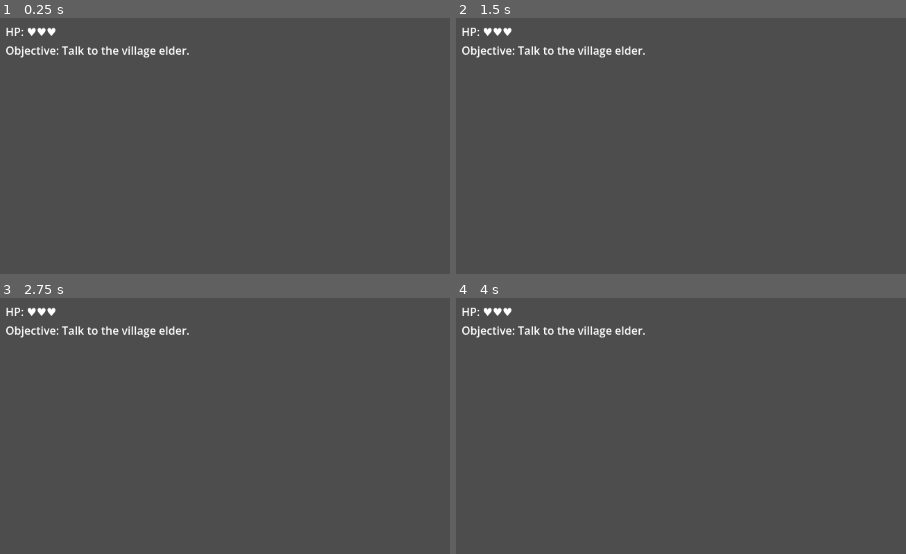
Above: before the commit, frames 1-4 (two rows, left to right).
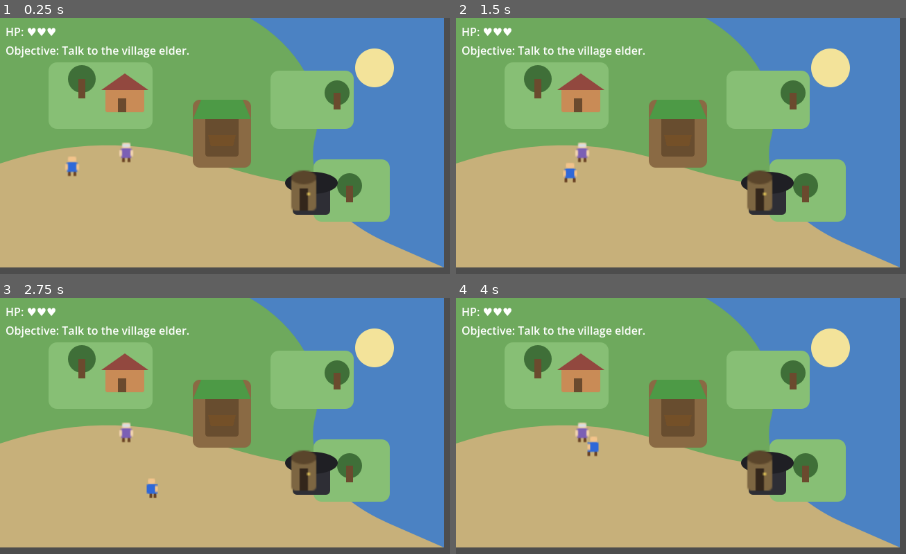
Above: after the commit, the same moments.

Repository: thokem74/zelda-clone
Game: Godot game, scene res://scenes/Main.tscn
Same seed, same stepped clock (60 frames per second), same inputs: the game is played once before the commit and once after it.
Inputs:
- Up to frame 1 (0.25 s): no input
- Up to frame 2 (1.5 s): tap Enter at 0.5 s; hold D (move_right) 0.53-1.28 s; tap J (attack) at 0.6, 1.35 s; hold S (move_down) from 1.28 s (still down)
- Up to frame 3 (2.75 s): release S (move_down) at 2.03 s; hold D (move_right) from 2.03 s (still down); hold E (interact) from 2.03 s (still down); tap J (attack) at 2.3 s
- Up to frame 4 (4 s): tap Space at 2.75 s; release D (move_right) at 2.78 s; release E (interact) at 2.78 s; hold W (move_up) 2.78-3.53 s; tap J (attack) at 2.85, 3.6 s; hold A (move_left) from 3.53 s (still down)

The runs differ from the first frame. In frame 1, 96% of the frame differs, in the area x 0-99%, y 0-98%; in frame 2, 96%; in frame 3, 96%; in frame 4, 96%.

Commit message:
first sprites added

Diff:
--- /dev/null
+++ b/assets/placeholders/cave_bg.svg
@@ -0,0 +1,19 @@
+<svg xmlns="http://www.w3.org/2000/svg" width="640" height="360" viewBox="0 0 640 360">
+<rect width="640" height="360" fill="#1f2126"/>
+<rect x="18" y="18" width="604" height="324" rx="18" fill="#333842"/>
+<rect x="42" y="42" width="556" height="276" rx="14" fill="#4b4f5a"/>
+<path d="M38 274 C140 230, 238 236, 336 266 S508 300, 602 260 L602 318 L38 318 Z" fill="#6b5b44"/>
+<rect x="44" y="92" width="64" height="118" rx="6" fill="#26282f"/>
+<rect x="530" y="76" width="58" height="98" rx="6" fill="#26282f"/>
+<rect x="506" y="216" width="72" height="76" rx="6" fill="#26282f"/>
+<circle cx="136" cy="88" r="8" fill="#f2c66d"/>
+<circle cx="500" cy="94" r="8" fill="#f2c66d"/>
+<circle cx="422" cy="238" r="8" fill="#f2c66d"/>
+<rect x="26" y="136" width="46" height="88" rx="6" fill="#7d6642"/>
+<ellipse cx="48" cy="136" rx="28" ry="12" fill="#463423"/>
+<rect x="478" y="132" width="90" height="94" rx="8" fill="#5b4a35"/>
+<rect x="496" y="150" width="54" height="58" rx="4" fill="#463423"/>
+<path d="M240 110 L264 74 L288 110 Z" fill="#22242b"/>
+<path d="M318 96 L344 50 L370 96 Z" fill="#22242b"/>
+<path d="M402 104 L426 60 L450 104 Z" fill="#22242b"/>
+</svg>
--- /dev/null
+++ b/assets/placeholders/chest_closed.svg
@@ -0,0 +1,6 @@
+<svg xmlns="http://www.w3.org/2000/svg" width="16" height="16" viewBox="0 0 16 16">
+<rect width="16" height="16" fill="none"/>
+<rect x="2" y="6" width="12" height="7" rx="1" fill="#9a5b2e"/>
+<rect x="2" y="4" width="12" height="4" rx="1" fill="#b9783f"/>
+<rect x="7" y="7" width="2" height="4" fill="#e0c34c"/>
+</svg>
--- /dev/null
+++ b/assets/placeholders/chest_open.svg
@@ -0,0 +1,6 @@
+<svg xmlns="http://www.w3.org/2000/svg" width="16" height="16" viewBox="0 0 16 16">
+<rect width="16" height="16" fill="none"/>
+<rect x="2" y="8" width="12" height="5" rx="1" fill="#9a5b2e"/>
+<rect x="3" y="3" width="10" height="3" rx="1" fill="#b9783f" transform="rotate(-20 8 4.5)"/>
+<rect x="7" y="8" width="2" height="3" fill="#e0c34c"/>
+</svg>
--- /dev/null
+++ b/assets/placeholders/door_cave.svg
@@ -0,0 +1,7 @@
+<svg xmlns="http://www.w3.org/2000/svg" width="24" height="32" viewBox="0 0 24 32">
+<rect width="24" height="32" fill="none"/>
+<rect x="3" y="6" width="18" height="24" rx="3" fill="#5b4a35"/>
+<ellipse cx="12" cy="6" rx="9" ry="5" fill="#2b2c32"/>
+<rect x="9" y="14" width="6" height="16" fill="#17181d"/>
+<circle cx="15.5" cy="18" r="1.2" fill="#e6c95b"/>
+</svg>
--- /dev/null
+++ b/assets/placeholders/door_overworld.svg
@@ -0,0 +1,7 @@
+<svg xmlns="http://www.w3.org/2000/svg" width="24" height="32" viewBox="0 0 24 32">
+<rect width="24" height="32" fill="none"/>
+<rect x="3" y="6" width="18" height="24" rx="3" fill="#7d6642"/>
+<ellipse cx="12" cy="6" rx="9" ry="5" fill="#5a452b"/>
+<rect x="9" y="14" width="6" height="16" fill="#33261b"/>
+<circle cx="15.5" cy="18" r="1.2" fill="#e6c95b"/>
+</svg>
--- /dev/null
+++ b/assets/placeholders/elder.svg
@@ -0,0 +1,10 @@
+<svg xmlns="http://www.w3.org/2000/svg" width="16" height="16" viewBox="0 0 16 16">
+<rect width="16" height="16" fill="none"/>
+<rect x="5" y="1" width="6" height="4" rx="1" fill="#f1d3af"/>
+<rect x="4" y="5" width="8" height="7" rx="1" fill="#7b5fb5"/>
+<rect x="5" y="2" width="6" height="2" rx="1" fill="#d9dde2"/>
+<rect x="3" y="6" width="2" height="5" rx="1" fill="#f1d3af"/>
+<rect x="11" y="6" width="2" height="5" rx="1" fill="#f1d3af"/>
+<rect x="5" y="12" width="2" height="3" fill="#6a4325"/>
+<rect x="9" y="12" width="2" height="3" fill="#6a4325"/>
+</svg>
--- /dev/null
+++ b/assets/placeholders/overworld_bg.svg
@@ -0,0 +1,24 @@
+<svg xmlns="http://www.w3.org/2000/svg" width="640" height="360" viewBox="0 0 640 360">
+<rect width="640" height="360" fill="#6ea95d"/>
+<rect y="280" width="640" height="80" fill="#5a8b4b"/>
+<path d="M0 210 C120 170, 220 180, 310 210 S500 260, 640 225 L640 360 L0 360 Z" fill="#c7b07a"/>
+<path d="M360 0 C430 40, 470 110, 455 170 C440 225, 470 285, 560 325 L640 360 L640 0 Z" fill="#4b82c3"/>
+<circle cx="540" cy="72" r="28" fill="#f3e39a"/>
+<rect x="70" y="64" width="150" height="96" rx="12" fill="#87bf75"/>
+<rect x="390" y="76" width="120" height="84" rx="12" fill="#87bf75"/>
+<rect x="452" y="204" width="110" height="90" rx="12" fill="#87bf75"/>
+<circle cx="118" cy="88" r="20" fill="#3f6f38"/>
+<rect x="113" y="88" width="10" height="28" fill="#6b4a2e"/>
+<circle cx="486" cy="108" r="18" fill="#3f6f38"/>
+<rect x="481" y="108" width="10" height="24" fill="#6b4a2e"/>
+<circle cx="504" cy="242" r="18" fill="#3f6f38"/>
+<rect x="499" y="242" width="10" height="24" fill="#6b4a2e"/>
+<rect x="152" y="102" width="56" height="34" rx="3" fill="#c98b56"/>
+<polygon points="146,104 180,80 214,104" fill="#92483f"/>
+<rect x="170" y="116" width="12" height="20" fill="#6b4a2e"/>
+<rect x="422" y="236" width="54" height="48" rx="6" fill="#2e2e35"/>
+<ellipse cx="449" cy="238" rx="38" ry="16" fill="#1f1f24"/>
+<rect x="278" y="118" width="84" height="98" rx="10" fill="#8a6a44"/>
+<rect x="296" y="136" width="48" height="64" rx="4" fill="#684d2f"/>
+<path d="M290 118 L350 118 L362 146 L278 146 Z" fill="#4d9a46"/>
+</svg>
--- /dev/null
+++ b/assets/placeholders/pickup_key.svg
@@ -0,0 +1,7 @@
+<svg xmlns="http://www.w3.org/2000/svg" width="16" height="16" viewBox="0 0 16 16">
+<rect width="16" height="16" fill="none"/>
+<circle cx="5" cy="8" r="3" fill="none" stroke="#f0d36a" stroke-width="2"/>
+<rect x="8" y="7" width="5" height="2" fill="#f0d36a"/>
+<rect x="11" y="9" width="2" height="2" fill="#f0d36a"/>
+<rect x="13" y="7" width="2" height="2" fill="#f0d36a"/>
+</svg>
--- /dev/null
+++ b/assets/placeholders/player_attack_down.svg
@@ -0,0 +1,9 @@
+<svg xmlns="http://www.w3.org/2000/svg" width="16" height="16" viewBox="0 0 16 16">
+<rect width="16" height="16" fill="none"/>
+<rect x="5" y="1" width="6" height="4" rx="1" fill="#f2c38b"/>
+<rect x="4" y="5" width="8" height="7" rx="1" fill="#2f68d8"/>
+<rect x="3" y="6" width="2" height="5" rx="1" fill="#f2c38b"/>
+<rect x="11" y="6" width="2" height="5" rx="1" fill="#f2c38b"/>
+<rect x="7" y="12" width="2" height="2" fill="#cfd5db"/>
+<rect x="7" y="14" width="2" height="2" fill="#f2d85c"/>
+</svg>
--- /dev/null
+++ b/assets/placeholders/player_attack_side.svg
@@ -0,0 +1,8 @@
+<svg xmlns="http://www.w3.org/2000/svg" width="16" height="16" viewBox="0 0 16 16">
+<rect width="16" height="16" fill="none"/>
+<rect x="5" y="1" width="5" height="4" rx="1" fill="#f2c38b"/>
+<rect x="4" y="5" width="8" height="7" rx="1" fill="#2f68d8"/>
+<rect x="10" y="6" width="2" height="5" rx="1" fill="#f2c38b"/>
+<rect x="12" y="7" width="2" height="2" fill="#cfd5db"/>
+<rect x="14" y="7" width="2" height="2" fill="#f2d85c"/>
+</svg>
--- /dev/null
+++ b/assets/placeholders/player_attack_up.svg
@@ -0,0 +1,8 @@
+<svg xmlns="http://www.w3.org/2000/svg" width="16" height="16" viewBox="0 0 16 16">
+<rect width="16" height="16" fill="none"/>
+<rect x="5" y="2" width="6" height="4" rx="1" fill="#c98b5a"/>
+<rect x="4" y="6" width="8" height="7" rx="1" fill="#2f68d8"/>
+<rect x="5" y="7" width="6" height="2" fill="#3b2a1d"/>
+<rect x="7" y="0" width="2" height="2" fill="#f2d85c"/>
+<rect x="7" y="2" width="2" height="2" fill="#cfd5db"/>
+</svg>
--- /dev/null
+++ b/assets/placeholders/player_down.svg
@@ -0,0 +1,9 @@
+<svg xmlns="http://www.w3.org/2000/svg" width="16" height="16" viewBox="0 0 16 16">
+<rect width="16" height="16" fill="none"/>
+<rect x="5" y="1" width="6" height="4" rx="1" fill="#f2c38b"/>
+<rect x="4" y="5" width="8" height="7" rx="1" fill="#2f68d8"/>
+<rect x="3" y="6" width="2" height="5" rx="1" fill="#f2c38b"/>
+<rect x="11" y="6" width="2" height="5" rx="1" fill="#f2c38b"/>
+<rect x="5" y="12" width="2" height="3" fill="#6a4325"/>
+<rect x="9" y="12" width="2" height="3" fill="#6a4325"/>
+</svg>
--- /dev/null
+++ b/assets/placeholders/player_side.svg
@@ -0,0 +1,8 @@
+<svg xmlns="http://www.w3.org/2000/svg" width="16" height="16" viewBox="0 0 16 16">
+<rect width="16" height="16" fill="none"/>
+<rect x="5" y="1" width="5" height="4" rx="1" fill="#f2c38b"/>
+<rect x="4" y="5" width="8" height="7" rx="1" fill="#2f68d8"/>
+<rect x="10" y="6" width="2" height="5" rx="1" fill="#f2c38b"/>
+<rect x="6" y="12" width="2" height="3" fill="#6a4325"/>
+<rect x="9" y="12" width="2" height="3" fill="#6a4325"/>
+</svg>
--- /dev/null
+++ b/assets/placeholders/player_step_down.svg
@@ -0,0 +1,9 @@
+<svg xmlns="http://www.w3.org/2000/svg" width="16" height="16" viewBox="0 0 16 16">
+<rect width="16" height="16" fill="none"/>
+<rect x="5" y="1" width="6" height="4" rx="1" fill="#f2c38b"/>
+<rect x="4" y="5" width="8" height="7" rx="1" fill="#2f68d8"/>
+<rect x="3" y="6" width="2" height="5" rx="1" fill="#f2c38b"/>
+<rect x="11" y="6" width="2" height="5" rx="1" fill="#f2c38b"/>
+<rect x="4" y="12" width="2" height="3" fill="#6a4325"/>
+<rect x="10" y="12" width="2" height="3" fill="#6a4325"/>
+</svg>
--- /dev/null
+++ b/assets/placeholders/player_step_side.svg
@@ -0,0 +1,8 @@
+<svg xmlns="http://www.w3.org/2000/svg" width="16" height="16" viewBox="0 0 16 16">
+<rect width="16" height="16" fill="none"/>
+<rect x="5" y="1" width="5" height="4" rx="1" fill="#f2c38b"/>
+<rect x="4" y="5" width="8" height="7" rx="1" fill="#2f68d8"/>
+<rect x="10" y="6" width="2" height="5" rx="1" fill="#f2c38b"/>
+<rect x="5" y="12" width="2" height="3" fill="#6a4325"/>
+<rect x="10" y="12" width="2" height="3" fill="#6a4325"/>
+</svg>
--- /dev/null
+++ b/assets/placeholders/player_step_up.svg
@@ -0,0 +1,8 @@
+<svg xmlns="http://www.w3.org/2000/svg" width="16" height="16" viewBox="0 0 16 16">
+<rect width="16" height="16" fill="none"/>
+<rect x="5" y="1" width="6" height="4" rx="1" fill="#c98b5a"/>
+<rect x="4" y="5" width="8" height="7" rx="1" fill="#2f68d8"/>
+<rect x="5" y="6" width="6" height="2" fill="#3b2a1d"/>
+<rect x="4" y="12" width="2" height="3" fill="#6a4325"/>
+<rect x="10" y="12" width="2" height="3" fill="#6a4325"/>
+</svg>
--- /dev/null
+++ b/assets/placeholders/player_up.svg
@@ -0,0 +1,8 @@
+<svg xmlns="http://www.w3.org/2000/svg" width="16" height="16" viewBox="0 0 16 16">
+<rect width="16" height="16" fill="none"/>
+<rect x="5" y="1" width="6" height="4" rx="1" fill="#c98b5a"/>
+<rect x="4" y="5" width="8" height="7" rx="1" fill="#2f68d8"/>
+<rect x="5" y="6" width="6" height="2" fill="#3b2a1d"/>
+<rect x="5" y="12" width="2" height="3" fill="#6a4325"/>
+<rect x="9" y="12" width="2" height="3" fill="#6a4325"/>
+</svg>
--- /dev/null
+++ b/assets/placeholders/slime_idle.svg
@@ -0,0 +1,6 @@
+<svg xmlns="http://www.w3.org/2000/svg" width="16" height="16" viewBox="0 0 16 16">
+<rect width="16" height="16" fill="none"/>
+<path d="M3 10 C3 5, 13 5, 13 10 L12 13 H4 Z" fill="#4ecf7a"/>
+<circle cx="6" cy="9" r="1" fill="#1a2b1f"/>
+<circle cx="10" cy="9" r="1" fill="#1a2b1f"/>
+</svg>
--- /dev/null
+++ b/assets/placeholders/slime_move.svg
@@ -0,0 +1,6 @@
+<svg xmlns="http://www.w3.org/2000/svg" width="16" height="16" viewBox="0 0 16 16">
+<rect width="16" height="16" fill="none"/>
+<path d="M2 10 C2 4, 14 4, 14 10 L13 13 H3 Z" fill="#39b764"/>
+<circle cx="6" cy="9" r="1" fill="#1a2b1f"/>
+<circle cx="10" cy="9" r="1" fill="#1a2b1f"/>
+</svg>
--- a/scenes/enemies/Slime.tscn
+++ b/scenes/enemies/Slime.tscn
@@ -1,14 +1,42 @@
-[gd_scene load_steps=4 format=3 uid="uid://slime"]
+[gd_scene load_steps=7 format=3 uid="uid://slime"]
 
 [ext_resource type="Script" path="res://scripts/enemies/slime.gd" id="1_s"]
+[ext_resource type="Texture2D" path="res://assets/placeholders/slime_idle.svg" id="2_si"]
+[ext_resource type="Texture2D" path="res://assets/placeholders/slime_move.svg" id="3_sm"]
 
 [sub_resource type="CircleShape2D" id="CircleShape2D_1"]
 radius = 6.0
+
+[sub_resource type="SpriteFrames" id="SpriteFrames_slime"]
+animations = [{
+"frames": [{
+"duration": 1.0,
+"texture": ExtResource("2_si")
+}],
+"loop": true,
+"name": &"idle",
+"speed": 5.0
+}, {
+"frames": [{
+"duration": 1.0,
+"texture": ExtResource("2_si")
+}, {
+"duration": 1.0,
+"texture": ExtResource("3_sm")
+}],
+"loop": true,
+"name": &"move",
+"speed": 6.0
+}]
 
 [node name="Slime" type="CharacterBody2D" groups=["enemies"]]
 script = ExtResource("1_s")
 
 [node name="AnimatedSprite2D" type="AnimatedSprite2D" parent="."]
+position = Vector2(0, -10)
+scale = Vector2(2, 2)
+sprite_frames = SubResource("SpriteFrames_slime")
+animation = &"idle"
 
 [node name="CollisionShape2D" type="CollisionShape2D" parent="."]
 shape = SubResource("CircleShape2D_1")
--- a/scenes/maps/Cave.tscn
+++ b/scenes/maps/Cave.tscn
@@ -7,8 +7,18 @@
 [ext_resource type="PackedScene" path="res://scenes/ui/HUD.tscn" id="5_h"]
 [ext_resource type="PackedScene" path="res://scenes/ui/DialogueBox.tscn" id="6_b"]
 [ext_resource type="PackedScene" path="res://scenes/world/Pickup.tscn" id="7_pu"]
+[ext_resource type="Texture2D" path="res://assets/placeholders/cave_bg.svg" id="8_bg"]
+[ext_resource type="Texture2D" path="res://assets/placeholders/door_cave.svg" id="9_cd"]
+
+[sub_resource type="RectangleShape2D" id="RectangleShape2D_chest_wall"]
+size = Vector2(18, 160)
 
 [node name="Cave" type="Node2D"]
+
+[node name="Backdrop" type="Sprite2D" parent="."]
+z_index = -10
+position = Vector2(320, 180)
+texture = ExtResource("8_bg")
 
 [node name="Ground" type="TileMapLayer" parent="."]
 
@@ -17,28 +27,37 @@
 [node name="SpawnPoints" type="Node2D" parent="."]
 
 [node name="from_overworld" type="Marker2D" parent="SpawnPoints"]
-position = Vector2(40, 120)
+position = Vector2(78, 250)
 
 [node name="to_chest" type="Marker2D" parent="SpawnPoints"]
-position = Vector2(160, 100)
+position = Vector2(454, 234)
 
 [node name="Player" parent="." instance=ExtResource("1_p")]
-position = Vector2(40, 120)
+position = Vector2(78, 250)
 
 [node name="ExitDoor" parent="." instance=ExtResource("4_d")]
-position = Vector2(24, 120)
+position = Vector2(48, 255)
 target_scene = "res://scenes/maps/Overworld.tscn"
 target_spawn = "from_cave"
 
+[node name="Sprite2D" parent="ExitDoor"]
+texture = ExtResource("9_cd")
+
 [node name="SlimeA" parent="." instance=ExtResource("2_s")]
-position = Vector2(120, 80)
+position = Vector2(262, 224)
 
 [node name="SlimeB" parent="." instance=ExtResource("2_s")]
-position = Vector2(170, 120)
+position = Vector2(350, 246)
 
 [node name="TreasureChest" parent="." instance=ExtResource("3_c")]
-position = Vector2(200, 96)
+position = Vector2(522, 238)
 spawn_pickup_scene = ExtResource("7_pu")
+
+[node name="ChestWall" type="StaticBody2D" parent="."]
+position = Vector2(474, 230)
+
+[node name="CollisionShape2D" type="CollisionShape2D" parent="ChestWall"]
+shape = SubResource("RectangleShape2D_chest_wall")
 
 [node name="HUD" parent="." instance=ExtResource("5_h")]
 
--- a/scenes/maps/Overworld.tscn
+++ b/scenes/maps/Overworld.tscn
@@ -6,11 +6,20 @@
 [ext_resource type="PackedScene" path="res://scenes/ui/HUD.tscn" id="4_h"]
 [ext_resource type="PackedScene" path="res://scenes/ui/DialogueBox.tscn" id="5_b"]
 [ext_resource type="Script" path="res://scripts/world/gate.gd" id="6_g"]
+[ext_resource type="Texture2D" path="res://assets/placeholders/overworld_bg.svg" id="7_bg"]
 
 [sub_resource type="RectangleShape2D" id="RectangleShape2D_gate"]
 size = Vector2(32, 16)
 
+[sub_resource type="RectangleShape2D" id="RectangleShape2D_pond_blocker"]
+size = Vector2(108, 220)
+
 [node name="Overworld" type="Node2D"]
+
+[node name="Backdrop" type="Sprite2D" parent="."]
+z_index = -10
+position = Vector2(320, 180)
+texture = ExtResource("7_bg")
 
 [node name="Ground" type="TileMapLayer" parent="."]
 
@@ -19,29 +28,40 @@
 [node name="SpawnPoints" type="Node2D" parent="."]
 
 [node name="player_start" type="Marker2D" parent="SpawnPoints"]
-position = Vector2(64, 64)
+position = Vector2(104, 230)
 
 [node name="from_cave" type="Marker2D" parent="SpawnPoints"]
-position = Vector2(180, 64)
+position = Vector2(398, 244)
 
 [node name="Player" parent="." instance=ExtResource("1_p")]
-position = Vector2(64, 64)
+position = Vector2(104, 230)
 
 [node name="Elder" parent="." instance=ExtResource("2_n")]
-position = Vector2(100, 80)
+position = Vector2(182, 210)
 
 [node name="CaveEntrance" parent="." instance=ExtResource("3_d")]
-position = Vector2(220, 80)
+position = Vector2(438, 266)
 target_scene = "res://scenes/maps/Cave.tscn"
 target_spawn = "from_overworld"
 
 [node name="Gate" type="StaticBody2D" parent="."]
-position = Vector2(300, 90)
+position = Vector2(320, 185)
 script = ExtResource("6_g")
 
 [node name="CollisionShape2D" type="CollisionShape2D" parent="Gate"]
 shape = SubResource("RectangleShape2D_gate")
 
+[node name="Polygon2D" type="Polygon2D" parent="Gate"]
+position = Vector2(0, -22)
+color = Color(0.454902, 0.317647, 0.160784, 1)
+polygon = PackedVector2Array(-20, 6, 20, 6, 16, 22, -16, 22)
+
+[node name="PondBlocker" type="StaticBody2D" parent="."]
+position = Vector2(548, 132)
+
+[node name="CollisionShape2D" type="CollisionShape2D" parent="PondBlocker"]
+shape = SubResource("RectangleShape2D_pond_blocker")
+
 [node name="HUD" parent="." instance=ExtResource("4_h")]
 
 [node name="DialogueBox" parent="." instance=ExtResource("5_b")]
--- a/scenes/npc/NPC.tscn
+++ b/scenes/npc/NPC.tscn
@@ -1,6 +1,7 @@
-[gd_scene load_steps=4 format=3 uid="uid://npc"]
+[gd_scene load_steps=5 format=3 uid="uid://npc"]
 
 [ext_resource type="Script" path="res://scripts/npc/npc.gd" id="1_n"]
+[ext_resource type="Texture2D" path="res://assets/placeholders/elder.svg" id="2_e"]
 
 [sub_resource type="CircleShape2D" id="CircleShape2D_1"]
 radius = 10.0
@@ -9,6 +10,9 @@
 script = ExtResource("1_n")
 
 [node name="Sprite2D" type="Sprite2D" parent="."]
+position = Vector2(0, -16)
+scale = Vector2(2, 2)
+texture = ExtResource("2_e")
 
 [node name="InteractArea" type="Area2D" parent="."]
 
--- a/scenes/player/Player.tscn
+++ b/scenes/player/Player.tscn
@@ -1,7 +1,16 @@
-[gd_scene load_steps=5 format=3 uid="uid://player"]
+[gd_scene load_steps=15 format=3 uid="uid://player"]
 
 [ext_resource type="Script" path="res://scripts/player/player.gd" id="1_p"]
 [ext_resource type="Script" path="res://scripts/player/sword_hitbox.gd" id="2_s"]
+[ext_resource type="Texture2D" path="res://assets/placeholders/player_down.svg" id="3_pd"]
+[ext_resource type="Texture2D" path="res://assets/placeholders/player_step_down.svg" id="4_psd"]
+[ext_resource type="Texture2D" path="res://assets/placeholders/player_up.svg" id="5_pu"]
+[ext_resource type="Texture2D" path="res://assets/placeholders/player_step_up.svg" id="6_psu"]
+[ext_resource type="Texture2D" path="res://assets/placeholders/player_side.svg" id="7_ps"]
+[ext_resource type="Texture2D" path="res://assets/placeholders/player_step_side.svg" id="8_pss"]
+[ext_resource type="Texture2D" path="res://assets/placeholders/player_attack_down.svg" id="9_pad"]
+[ext_resource type="Texture2D" path="res://assets/placeholders/player_attack_up.svg" id="10_pau"]
+[ext_resource type="Texture2D" path="res://assets/placeholders/player_attack_side.svg" id="11_pas"]
 
 [sub_resource type="CircleShape2D" id="CircleShape2D_body"]
 radius = 6.0
@@ -9,11 +18,99 @@
 [sub_resource type="RectangleShape2D" id="RectangleShape2D_sword"]
 size = Vector2(14, 10)
 
+[sub_resource type="SpriteFrames" id="SpriteFrames_player"]
+animations = [{
+"frames": [{
+"duration": 1.0,
+"texture": ExtResource("9_pad")
+}],
+"loop": true,
+"name": &"attack_down",
+"speed": 6.0
+}, {
+"frames": [{
+"duration": 1.0,
+"texture": ExtResource("11_pas")
+}],
+"loop": true,
+"name": &"attack_side",
+"speed": 6.0
+}, {
+"frames": [{
+"duration": 1.0,
+"texture": ExtResource("10_pau")
+}],
+"loop": true,
+"name": &"attack_up",
+"speed": 6.0
+}, {
+"frames": [{
+"duration": 1.0,
+"texture": ExtResource("3_pd")
+}],
+"loop": true,
+"name": &"idle_down",
+"speed": 5.0
+}, {
+"frames": [{
+"duration": 1.0,
+"texture": ExtResource("7_ps")
+}],
+"loop": true,
+"name": &"idle_side",
+"speed": 5.0
+}, {
+"frames": [{
+"duration": 1.0,
+"texture": ExtResource("5_pu")
+}],
+"loop": true,
+"name": &"idle_up",
+"speed": 5.0
+}, {
+"frames": [{
+"duration": 1.0,
+"texture": ExtResource("3_pd")
+}, {
+"duration": 1.0,
+"texture": ExtResource("4_psd")
+}],
+"loop": true,
+"name": &"walk_down",
+"speed": 7.0
+}, {
+"frames": [{
+"duration": 1.0,
+"texture": ExtResource("7_ps")
+}, {
+"duration": 1.0,
+"texture": ExtResource("8_pss")
+}],
+"loop": true,
+"name": &"walk_side",
+"speed": 7.0
+}, {
+"frames": [{
+"duration": 1.0,
+"texture": ExtResource("5_pu")
+}, {
+"duration": 1.0,
+"texture": ExtResource("6_psu")
+}],
+"loop": true,
+"name": &"walk_up",
+"speed": 7.0
+}]
+
 [node name="Player" type="CharacterBody2D" groups=["player"]]
 script = ExtResource("1_p")
 sword_hitbox_path = NodePath("SwordHitbox")
 
 [node name="AnimatedSprite2D" type="AnimatedSprite2D" parent="."]
+position = Vector2(0, -16)
+scale = Vector2(2, 2)
+sprite_frames = SubResource("SpriteFrames_player")
+animation = &"idle_down"
 
 [node name="CollisionShape2D" type="CollisionShape2D" parent="."]
 shape = SubResource("CircleShape2D_body")
--- a/scenes/world/Chest.tscn
+++ b/scenes/world/Chest.tscn
@@ -1,14 +1,39 @@
-[gd_scene load_steps=4 format=3 uid="uid://chest"]
+[gd_scene load_steps=7 format=3 uid="uid://chest"]
 
 [ext_resource type="Script" path="res://scripts/world/chest.gd" id="1_c"]
+[ext_resource type="Texture2D" path="res://assets/placeholders/chest_closed.svg" id="2_cc"]
+[ext_resource type="Texture2D" path="res://assets/placeholders/chest_open.svg" id="3_co"]
 
 [sub_resource type="RectangleShape2D" id="RectangleShape2D_1"]
 size = Vector2(16, 12)
+
+[sub_resource type="SpriteFrames" id="SpriteFrames_chest"]
+animations = [{
+"frames": [{
+"duration": 1.0,
+"texture": ExtResource("2_cc")
+}],
+"loop": true,
+"name": &"closed",
+"speed": 5.0
+}, {
+"frames": [{
+"duration": 1.0,
+"texture": ExtResource("3_co")
+}],
+"loop": true,
+"name": &"open",
+"speed": 5.0
+}]
 
 [node name="Chest" type="Node2D" groups=["interactables"]]
 script = ExtResource("1_c")
 
 [node name="AnimatedSprite2D" type="AnimatedSprite2D" parent="."]
+position = Vector2(0, -12)
+scale = Vector2(2, 2)
+sprite_frames = SubResource("SpriteFrames_chest")
+animation = &"closed"
 
 [node name="InteractArea" type="Area2D" parent="."]
 
--- a/scenes/world/Door.tscn
+++ b/scenes/world/Door.tscn
@@ -1,6 +1,7 @@
-[gd_scene load_steps=3 format=3 uid="uid://door"]
+[gd_scene load_steps=5 format=3 uid="uid://door"]
 
 [ext_resource type="Script" path="res://scripts/world/door.gd" id="1_d"]
+[ext_resource type="Texture2D" path="res://assets/placeholders/door_overworld.svg" id="2_dt"]
 
 [sub_resource type="RectangleShape2D" id="RectangleShape2D_1"]
 size = Vector2(20, 20)
@@ -8,5 +9,10 @@
 [node name="Door" type="Area2D"]
 script = ExtResource("1_d")
 
+[node name="Sprite2D" type="Sprite2D" parent="."]
+position = Vector2(0, -16)
+scale = Vector2(2, 2)
+texture = ExtResource("2_dt")
+
 [node name="CollisionShape2D" type="CollisionShape2D" parent="."]
 shape = SubResource("RectangleShape2D_1")
--- a/scenes/world/Pickup.tscn
+++ b/scenes/world/Pickup.tscn
@@ -1,6 +1,7 @@
-[gd_scene load_steps=3 format=3 uid="uid://pickup"]
+[gd_scene load_steps=4 format=3 uid="uid://pickup"]
 
 [ext_resource type="Script" path="res://scripts/world/pickup.gd" id="1_p"]
+[ext_resource type="Texture2D" path="res://assets/placeholders/pickup_key.svg" id="2_k"]
 
 [sub_resource type="CircleShape2D" id="CircleShape2D_1"]
 radius = 6.0
@@ -9,6 +10,9 @@
 script = ExtResource("1_p")
 
 [node name="Sprite2D" type="Sprite2D" parent="."]
+position = Vector2(0, -4)
+scale = Vector2(2, 2)
+texture = ExtResource("2_k")
 
 [node name="CollisionShape2D" type="CollisionShape2D" parent="."]
 shape = SubResource("CircleShape2D_1")
Not shown, added: assets/placeholders/cave_bg.svg.import
Not shown, added: assets/placeholders/chest_closed.svg.import
Not shown, added: assets/placeholders/chest_open.svg.import
Not shown, added: assets/placeholders/door_cave.svg.import
Not shown, added: assets/placeholders/door_overworld.svg.import
Not shown, added: assets/placeholders/elder.svg.import
Not shown, added: assets/placeholders/overworld_bg.svg.import
Not shown, added: assets/placeholders/pickup_key.svg.import
Not shown, added: assets/placeholders/player_attack_down.svg.import
Not shown, added: assets/placeholders/player_attack_side.svg.import
Not shown, added: assets/placeholders/player_attack_up.svg.import
Not shown, added: assets/placeholders/player_down.svg.import
(and 9 more such lines)
